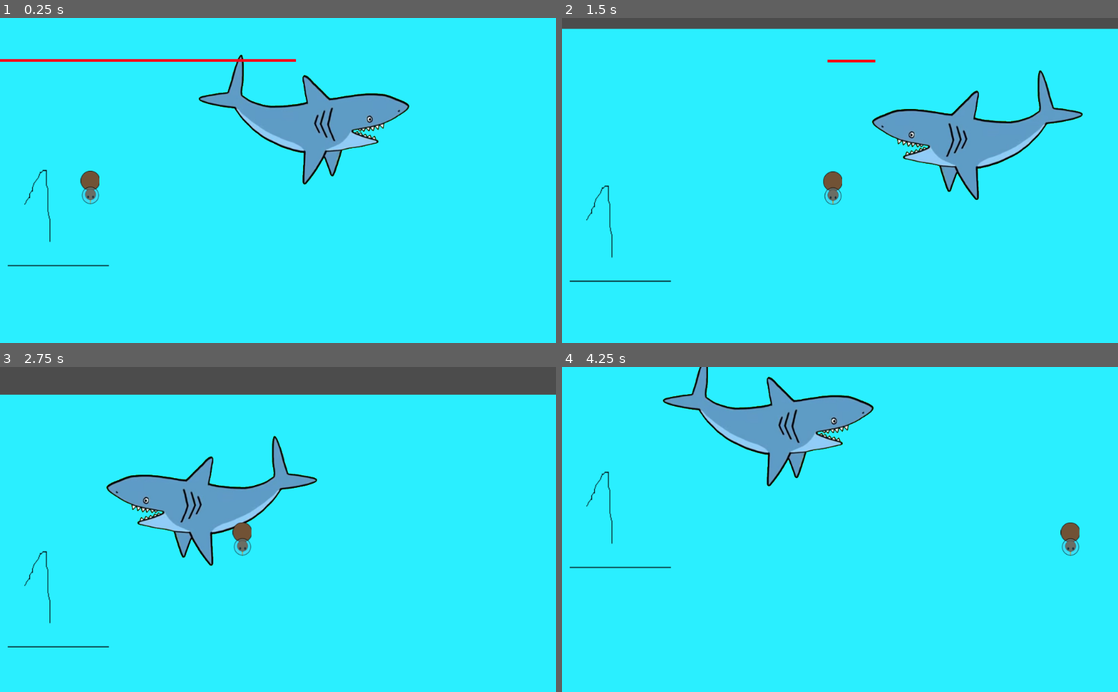
Above: before the commit, frames 1-4 (two rows, left to right).
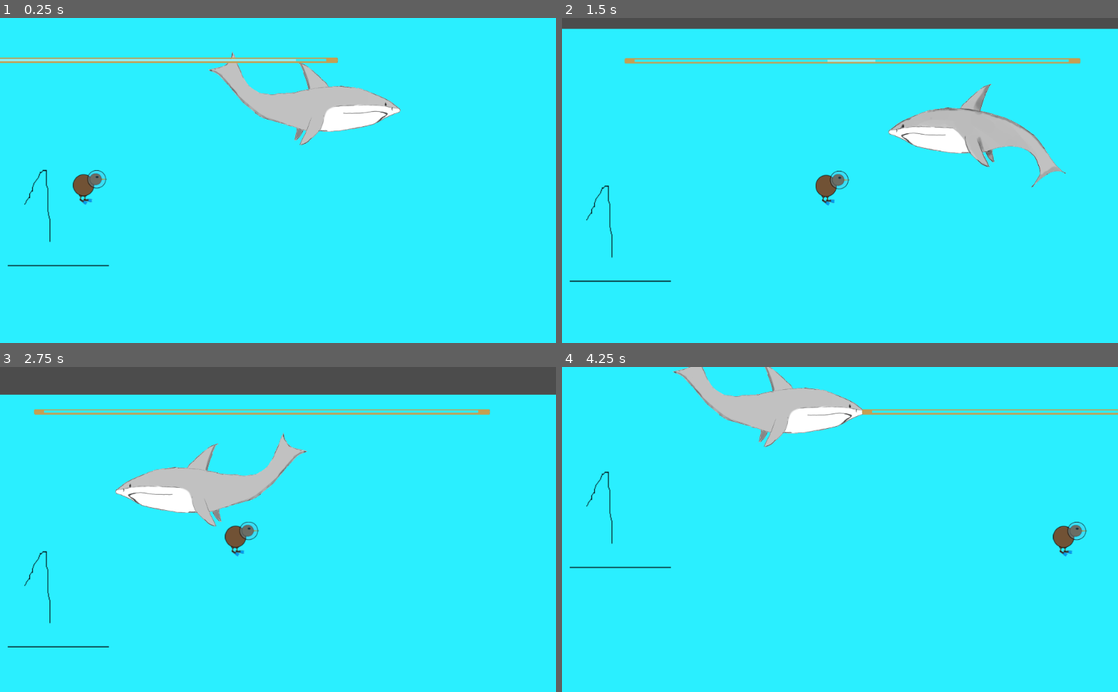
Above: after the commit, the same moments.

Repository: Cpt-Barbosa/CodeGameJam2022
Game: Godot game, scene res://scenes/Game.tscn
Same seed, same stepped clock (60 frames per second), same inputs: the game is played once before the commit and once after it.
Inputs:
- Up to frame 1 (0.25 s): no input
- Up to frame 2 (1.5 s): hold D (move_right) from 0.53 s (still down); tap Space (jump) at 0.77 s
- Up to frame 3 (2.75 s): tap Space (jump) at 1.52 s; release D (move_right) at 2.03 s; hold Q (move_left) from 2.03 s (still down)
- Up to frame 4 (4.25 s): release Q (move_left) at 2.78 s; hold D (move_right) from 2.78 s (still down); tap Space (jump) at 3.02, 3.77 s

The runs differ from the first frame. In frame 1, 7.3% of the frame differs, in the area x 0-74%, y 10-58%; in frame 2, 7.1%; in frame 3, 7.4%, in the area x 6-89%, y 13-62%; in frame 4, 6.8%.

Commit message:
ajout hud oxy et anim requin

Diff:
--- a/scenes/Game.tscn
+++ b/scenes/Game.tscn
@@ -60,5 +60,4 @@
 
 [node name="CollisionShape2D" type="CollisionShape2D" parent="StaticBody2D"]
 position = Vector2( -0.508057, 0 )
-scale = Vector2( 1, 1 )
 shape = SubResource( 6 )
--- a/scenes/Joueur.tscn
+++ b/scenes/Joueur.tscn
@@ -1,35 +1,19 @@
-[gd_scene load_steps=9 format=2]
+[gd_scene load_steps=8 format=2]
 
 [ext_resource path="res://scripts/Joueur.gd" type="Script" id=1]
 [ext_resource path="res://sprite/joueur/Kiwi_-_droite_64.png" type="Texture" id=2]
 [ext_resource path="res://sprite/joueur/Kiwi_-_bas_64.png" type="Texture" id=3]
-[ext_resource path="res://sprite/joueur/Kiwi_D_Coffre.png" type="Texture" id=4]
+[ext_resource path="res://sprite/joueur/Kiwi_-_gauche_64.png" type="Texture" id=4]
 [ext_resource path="res://scenes/barreOxy.tscn" type="PackedScene" id=5]
-[ext_resource path="res://sprite/joueur/Kiwi_B_Coffre.png" type="Texture" id=6]
 
 [sub_resource type="CircleShape2D" id=3]
 radius = 32.0156
 
 [sub_resource type="SpriteFrames" id=2]
 animations = [ {
-"frames": [ ExtResource( 6 ) ],
+"frames": [ ExtResource( 2 ), ExtResource( 4 ), ExtResource( 3 ) ],
 "loop": true,
-"name": "falling_coffre",
-"speed": 5.0
-}, {
-"frames": [ ExtResource( 3 ) ],
-"loop": true,
-"name": "falling",
-"speed": 5.0
-}, {
-"frames": [ ExtResource( 2 ) ],
-"loop": true,
-"name": "moving",
-"speed": 5.0
-}, {
-"frames": [ ExtResource( 4 ) ],
-"loop": true,
-"name": "moving_coffre",
+"name": "default",
 "speed": 5.0
 } ]
 
@@ -43,7 +27,6 @@
 
 [node name="AnimatedSprite" type="AnimatedSprite" parent="."]
 frames = SubResource( 2 )
-animation = "moving_coffre"
 
 [node name="vision_Joueur" type="Camera2D" parent="."]
 current = true
--- a/scenes/barreOxy.tscn
+++ b/scenes/barreOxy.tscn
@@ -1,7 +1,8 @@
-[gd_scene load_steps=4 format=2]
+[gd_scene load_steps=5 format=2]
 
 [ext_resource path="res://scripts/barreOxy.gd" type="Script" id=1]
 [ext_resource path="res://sprite/o2/barre.png" type="Texture" id=2]
+[ext_resource path="res://sprite/o2/HUD.png" type="Texture" id=3]
 
 [sub_resource type="SpriteFrames" id=6]
 animations = [ {
@@ -17,3 +18,7 @@
 
 [node name="AnimatedSprite" type="AnimatedSprite" parent="."]
 frames = SubResource( 6 )
+
+[node name="Hud" type="Sprite" parent="."]
+position = Vector2( -3, 0 )
+texture = ExtResource( 3 )
--- a/scenes/requin.tscn
+++ b/scenes/requin.tscn
@@ -1,7 +1,9 @@
-[gd_scene load_steps=5 format=2]
+[gd_scene load_steps=7 format=2]
 
 [ext_resource path="res://scripts/requin.gd" type="Script" id=1]
 [ext_resource path="res://sprite/ennemi/requin/requin.png" type="Texture" id=2]
+[ext_resource path="res://sprite/ennemi/requin/requin1.png" type="Texture" id=3]
+[ext_resource path="res://sprite/ennemi/requin/requin2.png" type="Texture" id=4]
 
 [sub_resource type="CapsuleShape2D" id=3]
 radius = 67.8547
@@ -9,7 +11,7 @@
 
 [sub_resource type="SpriteFrames" id=2]
 animations = [ {
-"frames": [ ExtResource( 2 ) ],
+"frames": [ ExtResource( 2 ), ExtResource( 3 ), ExtResource( 4 ), ExtResource( 3 ) ],
 "loop": true,
 "name": "mouvement",
 "speed": 5.0
@@ -32,6 +34,7 @@
 scale = Vector2( 0.392188, 0.430556 )
 frames = SubResource( 2 )
 animation = "mouvement"
+frame = 3
 flip_h = true
 
 [connection signal="area_entered" from="Area2D" to="." method="_on_Area2D_area_entered"]
--- a/scripts/barreOxy.gd
+++ b/scripts/barreOxy.gd
@@ -5,9 +5,9 @@
 var Est_Vide = false
 
 func _physics_process(delta):
-	self.transform.x = TailleMax - (temps* TailleMax / 100)
+	self.get_child(0).transform.x = TailleMax - (temps* TailleMax / 100)
 
-	if self.transform.x.x > 0:
+	if self.get_child(0).transform.x.x > 0:
 		temps += 1#0.05
 	else:
 		BarreVide()
--- a/scripts/requin.gd
+++ b/scripts/requin.gd
@@ -5,6 +5,7 @@
 const FLOOR_NORMAL = Vector2(0 , -1)
 
 func _physics_process(delta):
+	$AnimatedSprite.play()
 	dir.x = speed
 	move_and_slide(dir,FLOOR_NORMAL)
 
Binary file changed: sprite/ennemi/requin/requin.png
Binary file added: sprite/ennemi/requin/requin1.png
Not shown, added: sprite/ennemi/requin/requin1.png.import
Binary file added: sprite/ennemi/requin/requin2.png
Not shown, added: sprite/ennemi/requin/requin2.png.import
Binary file added: sprite/o2/HUD.png
Not shown, added: sprite/o2/HUD.png.import
Binary file changed: sprite/o2/barre.png
